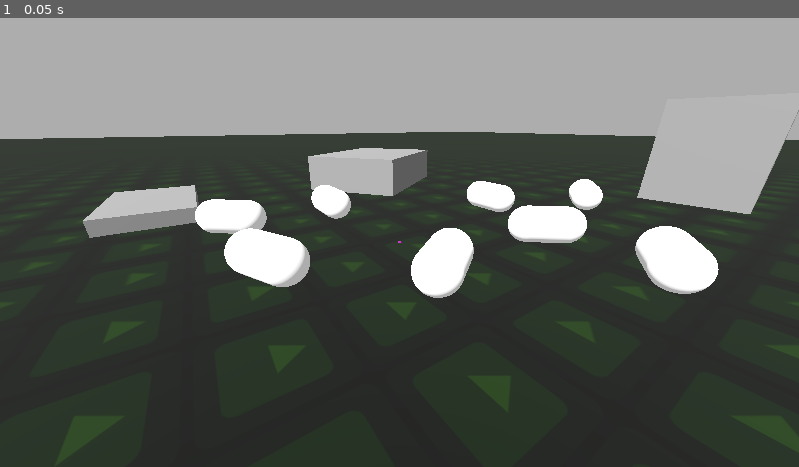
Above: before the commit, frame 1.
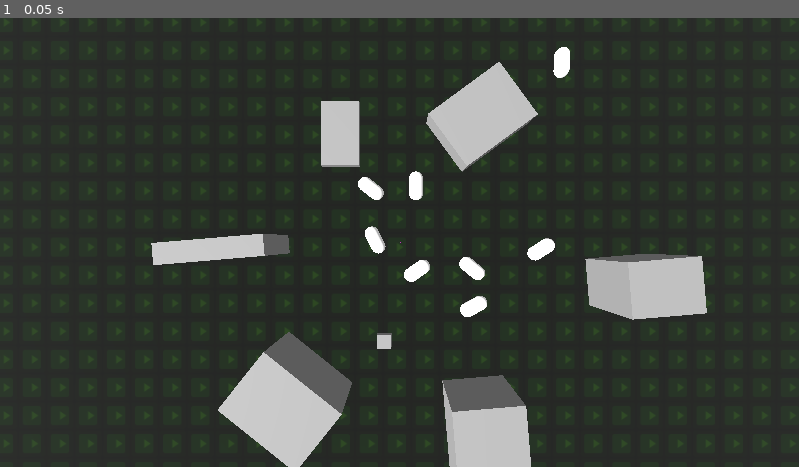
Above: after the commit, the same moment.

Repository: StudioZonnevang/Herda
Game: Godot game, scene res://Environments/debug_scene.tscn
Same seed, same stepped clock (60 frames per second), same inputs: the game is played once before the commit and once after it. This scene is started directly instead of the project's main scene. The engine's default icon, where the game draws it, is replaced by a stand-in: a white triangle on a blue panel in a dark square.
Inputs:
- Up to frame 1 (0.05 s): no input

The runs differ from the first frame. In frame 1, 44% of the frame differs, in the area x 0-100%, y 0-100%.

Commit message:
waargenomen schapen

Diff:
--- a/herda-godot/Code/Scripts/schaap.gd
+++ b/herda-godot/Code/Scripts/schaap.gd
@@ -31,6 +31,7 @@
 
 ### Schapen array
 @onready var alle_schapen = get_parent().get_children()
+var waargenomen_schapen = []
 
 # Called when the node enters the scene tree for the first time.
 func _ready() -> void:
@@ -38,24 +39,41 @@
 
 # Called every frame. 'delta' is the elapsed time since the previous frame.
 func _process(delta: float) -> void:
+	update_waargenomen_schapen()
+
 	# behoeftes updaten
 	update_behoefte_voeding()
 	update_behoefte_persoonlijke_ruimte()
 	update_behoefte_gezelligheid()
+
+	# FOR DEBUGGING
+	behoefte_persoonlijke_ruimte = 1.0
 
 	match [behoefte_voeding, behoefte_persoonlijke_ruimte, behoefte_gezelligheid].max() :
 		behoefte_voeding : voeding_logica()
 		behoefte_persoonlijke_ruimte : persoonlijke_ruimte_logica()
 		behoefte_gezelligheid : gezelligheid_logica()
 
+# welke schapen neemt het schaap waar. hoeft mss niet elk frame.
+func update_waargenomen_schapen() -> void:
+	waargenomen_schapen = []
+	var space = get_world_3d().direct_space_state
+	for schaap in alle_schapen:
+		#near 360 degree vision so no view cone.
+		if schaap == self: continue
 
+		var target_coordinates = schaap.global_position
+		var hit = space.intersect_ray(
+			PhysicsRayQueryParameters3D.create(global_position, target_coordinates))
+		if !hit or hit.collider == schaap:
+			waargenomen_schapen.append(schaap)
 
 # bepaald de dringendheid van de behoefte
 func update_behoefte_voeding() -> void:
 	pass
 
 func update_behoefte_persoonlijke_ruimte() -> void:
-	pass
+	var irritatiebronnen = []
 
 func update_behoefte_gezelligheid() -> void:
 	pass
--- a/herda-godot/Environments/debug_scene.tscn
+++ b/herda-godot/Environments/debug_scene.tscn
@@ -40,7 +40,7 @@
 cam = NodePath("../../Camera3D")
 
 [node name="Schaap5" parent="schapen" unique_id=32996501 node_paths=PackedStringArray("cam") instance=ExtResource("3_bski0")]
-transform = Transform3D(-0.9999288, 0, 0.011937773, 0, 1, 0, -0.011937773, 0, -0.9999288, -5.3182526, 0, -2.61551)
+transform = Transform3D(-0.9999288, 0, 0.011937773, 0, 1, 0, -0.011937773, 0, -0.9999288, -10.190376, 0, 8.543669)
 cam = NodePath("../../Camera3D")
 
 [node name="Schaap6" parent="schapen" unique_id=655873081 node_paths=PackedStringArray("cam") instance=ExtResource("3_bski0")]
@@ -64,7 +64,7 @@
 cam = NodePath("../../Camera3D")
 
 [node name="Camera3D" type="Camera3D" parent="." unique_id=1317603994 node_paths=PackedStringArray("debug_sphere")]
-transform = Transform3D(0.5550332, -0.31045035, 0.7717245, 0, 0.9277451, 0.37321448, -0.83182824, -0.20714642, 0.5149293, 6.5645547, 2.9698334, 5.3175554)
+transform = Transform3D(-4.371139e-08, -1, 0, -4.371139e-08, 1.9106855e-15, 1, -1, 4.371139e-08, -4.371139e-08, 0.6739297, 20.84056, 2.844655)
 script = ExtResource("2_rbvbe")
 debug_sphere = NodePath("../Debug_sphere")
 
Not shown: 1 places in herda-godot/Environments/debug_scene.tscn that only renumber resources
Not shown, changed: Obsidian Herda/schaap.md
